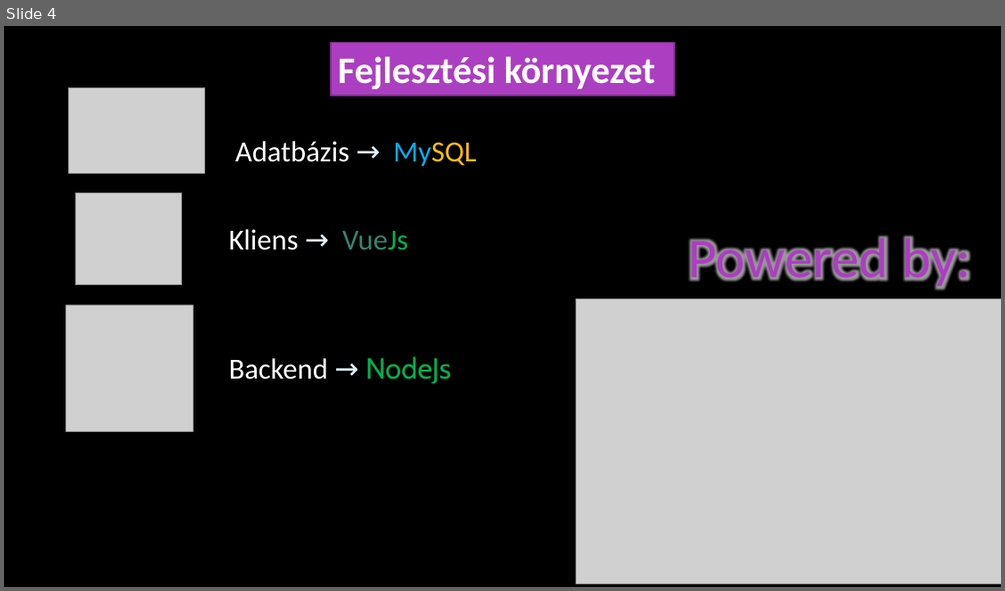
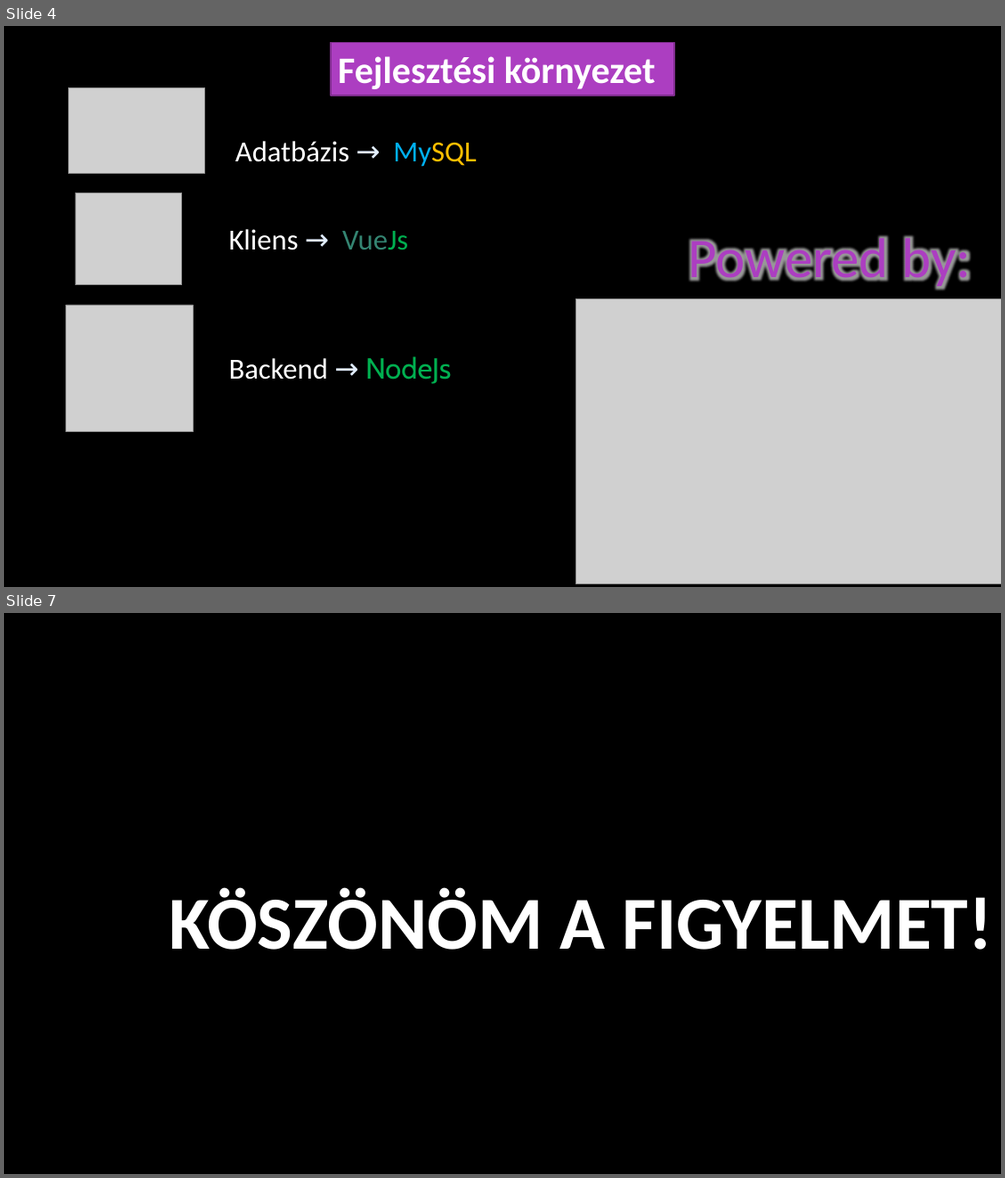
Before and after one commit to OokamiB7/webaruhazAutok, a slide deck: Presentation.pptx. Shown one above the other, each under a label of ours: slide 4 before the commit, slides 4 and 7 after it; the slides between them are not shown. The pictures are 1005x591 and 1005x1178 pixels, drawn with LibreOffice and Linux fonts; fonts in the diff are those of the drawing; grey boxes stand for pictures; background and template pictures are left out. Boxes give left, top, right and bottom in pixels: in the first picture for what was removed or moved away, otherwise in the second. Text is boxed around its words. In the diff, an @@ line names an element or a change of style, - is before the commit and + after.

```diff
--- a/Presentation.pptx
+++ b/Presentation.pptx
@@ slide 7 added at box(4, 613, 1001, 1174), background picture (left out) @@
@@ title added at box(170, 887, 993, 949), 72 pt, text #FFFFFF, bold @@
+KÖSZÖNÖM A FIGYELMET!
```
Also in this commit, not shown: 1 slide changed, 2 other slides added, 2 other files.
